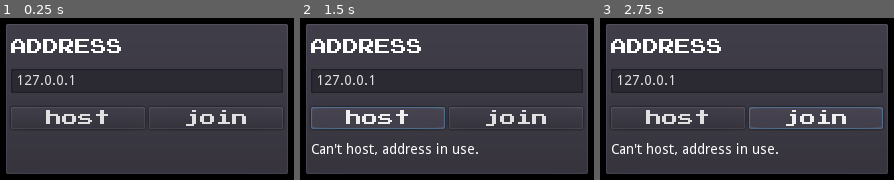
Above: before the commit, frames 1-3 (left to right).
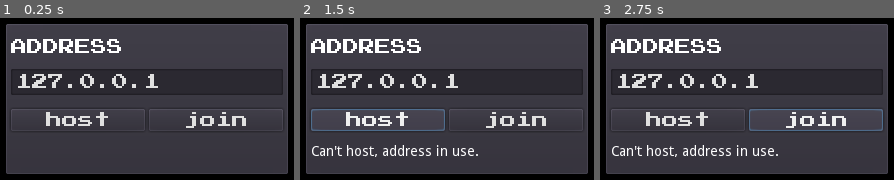
Above: after the commit, the same moments.

Repository: absolve/godotTestDemo
Game: Godot game, scene res://scene/welcome.tscn
The game is run twice, just before and just after one commit, with the same random seed, the same clock (stepped at 60 frames per second) and the same inputs.
Inputs:
- Up to frame 1 (0.25 s): no input
- Up to frame 2 (1.5 s): tap Enter at 0.5 s; hold W (move_up) 0.53-1.25 s; click "host" at 1.25 s
- Up to frame 3 (2.75 s): click "join" at 2 s

The runs differ from the first frame. In frame 1, 3.9% of the frame differs, in the area x 3-97%, y 34-68%; in frame 2, 6.9%, in the area x 3-97%, y 34-86%; in frame 3, 6.9%.

Commit message:
更新功能

Diff:
--- a/godot3pong/scene/pong.tscn
+++ b/godot3pong/scene/pong.tscn
@@ -1,9 +1,10 @@
-[gd_scene load_steps=5 format=2]
+[gd_scene load_steps=6 format=2]
 
 [ext_resource path="res://script/pong.gd" type="Script" id=1]
 [ext_resource path="res://scene/paddle.tscn" type="PackedScene" id=2]
 [ext_resource path="res://sprite/separator.png" type="Texture" id=3]
 [ext_resource path="res://scene/ball.tscn" type="PackedScene" id=4]
+[ext_resource path="res://font/new_dynamicfont.tres" type="DynamicFont" id=5]
 
 [node name="pong" type="Node2D"]
 script = ExtResource( 1 )
@@ -27,4 +28,22 @@
 [node name="ball" parent="." instance=ExtResource( 4 )]
 position = Vector2( 320, 240 )
 
+[node name="p1Score" type="Label" parent="."]
+margin_left = 140.0
+margin_top = 30.0
+margin_right = 180.0
+margin_bottom = 44.0
+custom_fonts/font = ExtResource( 5 )
+text = "0"
+align = 1
+
+[node name="p2Score" type="Label" parent="."]
+margin_left = 480.0
+margin_top = 30.0
+margin_right = 520.0
+margin_bottom = 44.0
+custom_fonts/font = ExtResource( 5 )
+text = "0"
+align = 1
+
 [connection signal="pressed" from="Button" to="." method="_on_Button_pressed"]
--- a/godot3pong/scene/welcome.tscn
+++ b/godot3pong/scene/welcome.tscn
@@ -45,13 +45,14 @@
 [node name="LineEdit" type="LineEdit" parent="panel/Panel/VBoxContainer"]
 margin_top = 40.0
 margin_right = 272.0
-margin_bottom = 64.0
+margin_bottom = 66.0
+custom_fonts/font = ExtResource( 2 )
 text = "127.0.0.1"
 
 [node name="MarginContainer2" type="MarginContainer" parent="panel/Panel/VBoxContainer"]
-margin_top = 68.0
+margin_top = 70.0
 margin_right = 272.0
-margin_bottom = 110.0
+margin_bottom = 112.0
 custom_constants/margin_top = 10
 custom_constants/margin_bottom = 10
 
@@ -76,9 +77,9 @@
 text = "join"
 
 [node name="status" type="Label" parent="panel/Panel/VBoxContainer"]
-margin_top = 114.0
+margin_top = 116.0
 margin_right = 272.0
-margin_bottom = 128.0
+margin_bottom = 130.0
 
 [connection signal="pressed" from="panel/Panel/VBoxContainer/MarginContainer2/HBoxContainer/btnHost" to="." method="_on_btnHost_pressed"]
 [connection signal="pressed" from="panel/Panel/VBoxContainer/MarginContainer2/HBoxContainer/btnJoin" to="." method="_on_btnJoin_pressed"]
--- a/godot3pong/script/pong.gd
+++ b/godot3pong/script/pong.gd
@@ -2,6 +2,11 @@
 
 var test=preload("res://scene/testSprite.tscn")
 onready var player2=$paddle2
+onready var p1ScoreLabel=$p1Score
+onready var p2ScoreLabel=$p2Score
+var p1Score=0
+var p2Score=0
+
 
 func _ready():
 	if get_multiplayer().has_network_peer():
@@ -13,14 +18,24 @@
 		else:
 			player2.set_network_master(get_tree().get_network_unique_id())
 
-# Called every frame. 'delta' is the elapsed time since the previous frame.
-#func _process(delta):
-#	pass
+
 remotesync func addTest():
 	var temp=test.instance()
 	temp.position=Vector2(randi()%100,randi()%100)
 	add_child(temp)
 
+
+#添加分数
+remotesync func addScore(p1):
+	if p1:
+		p1Score+=1
+		p1ScoreLabel=str(p1Score)
+	else:
+		p2Score+=1
+		p2ScoreLabel=str(p1Score)
+
+
+
 func _on_Button_pressed():
 #	addTest()
 	rpc('addTest')
